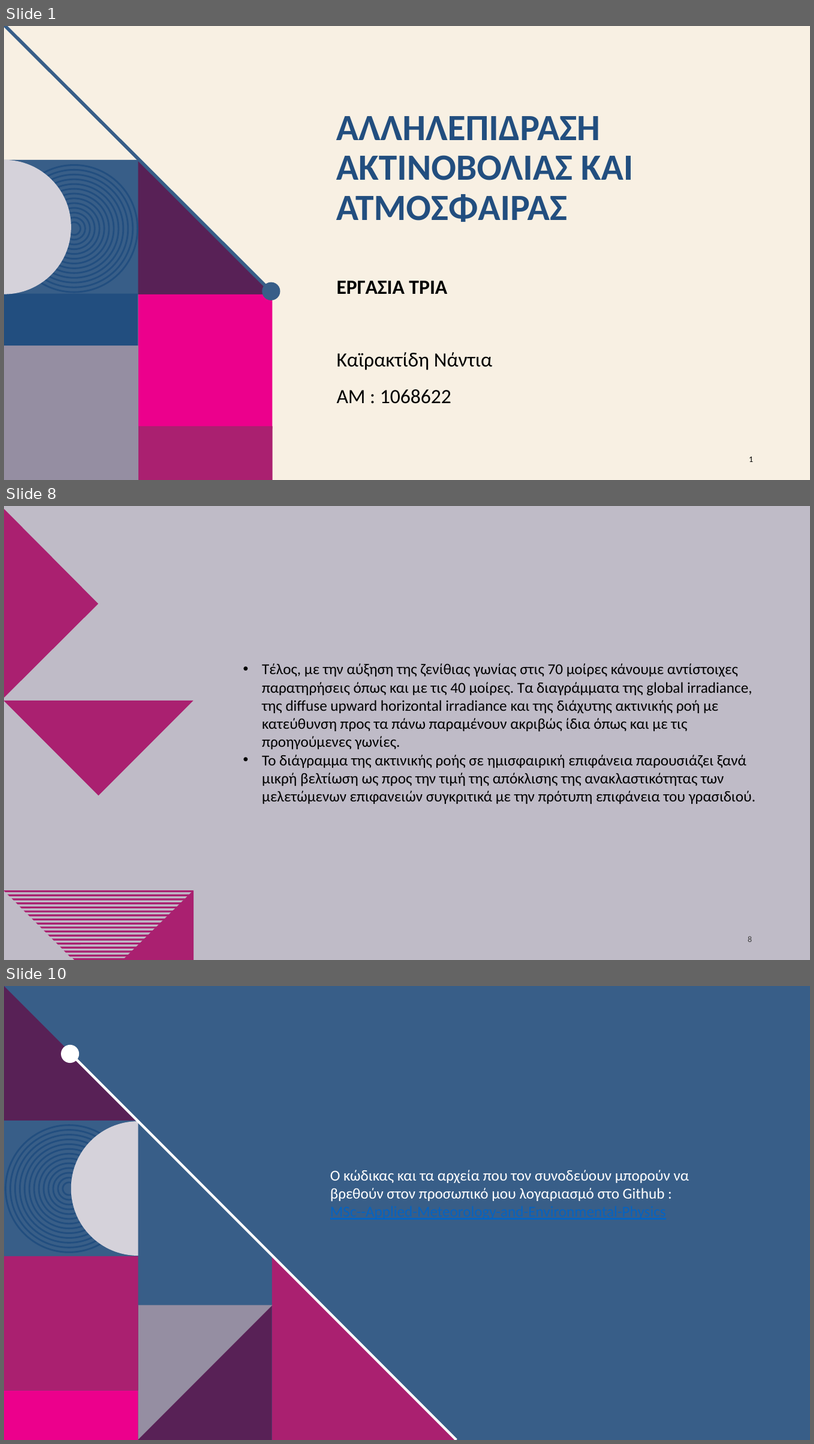
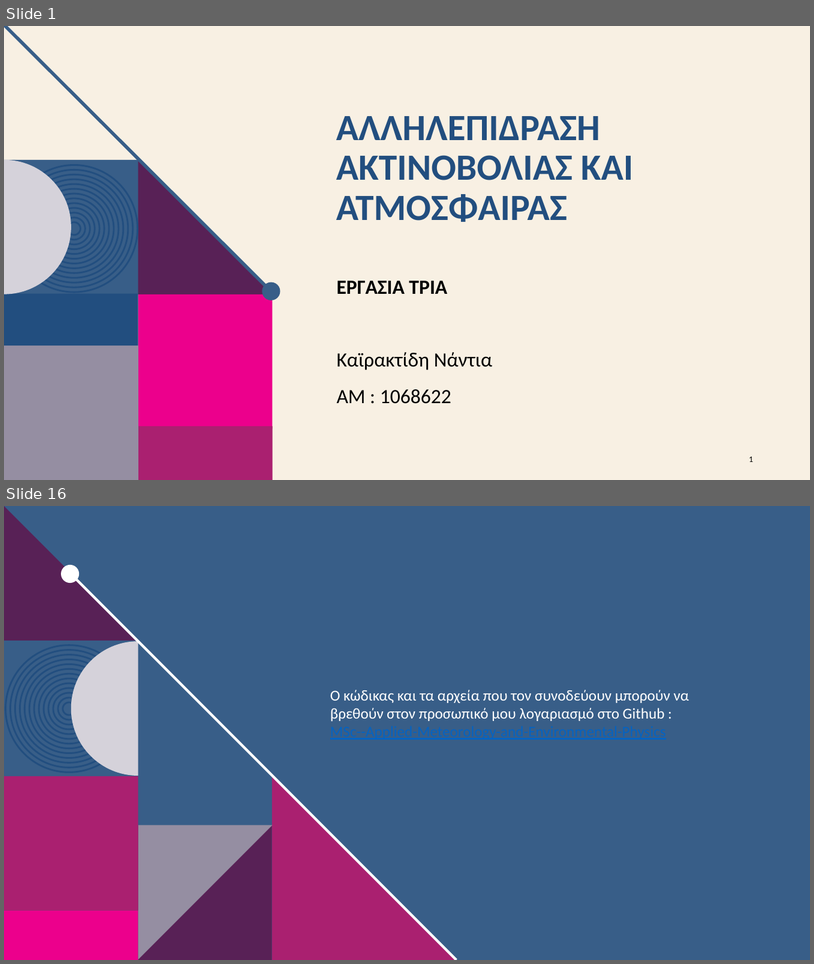
Before and after one commit to nadezsha/MSc---Applied-Meteorology-and-Environmental-Physics, a slide deck: Radiation and Atmosphere Interaction/Report 3/ΕργασίαΤρία.pptx. Shown one above the other, each under a label of ours: slides 1, 8 and 10 before the commit, slides 1 and 16 after it; the slides between them are not shown. The pictures are 814x1444 and 814x964 pixels, drawn with LibreOffice and Linux fonts; fonts in the diff are those of the drawing; background and template pictures are left out. Boxes give left, top, right and bottom in pixels: in the first picture for what was removed or moved away, otherwise in the second. Text is boxed around its words. In the diff, an @@ line names an element or a change of style, - is before the commit and + after.

```diff
--- a/Radiation and Atmosphere Interaction/Report 3/ΕργασίαΤρία.pptx
+++ b/Radiation and Atmosphere Interaction/Report 3/ΕργασίαΤρία.pptx
@@ slide 8 removed at <box>4,506,810,960</box>, background #BFBBC7 @@
@@ freeform shape removed at <box>4,508,98,699</box> @@
@@ freeform shape removed at <box>4,605,194,795</box> @@
@@ text removed at <box>262,663,756,804</box> @@
-• Τέλος, με την αύξηση της ζενίθιας γωνίας στις 70 μοίρες κάνουμε αντίστοιχες παρατηρήσεις όπως και με τις 40 μοίρες. Τα διαγράμματα της global irradiance, της diffuse upward horizontal irradiance και της διάχυτης ακτινικής ροή με κατεύθυνση προς τα πάνω παραμένουν ακριβώς ίδια όπως και με τις προηγούμενες γωνίες.
-• Το διάγραμμα της ακτινικής ροής σε ημισφαιρική επιφάνεια παρουσιάζει ξανά μικρή βελτίωση ως προς την τιμή της απόκλισης της ανακλαστικότητας των μελετώμενων επιφανειών συγκριτικά με την πρότυπη επιφάνεια του γρασιδιού.
@@ freeform shape removed at <box>123,889,194,960</box> @@
@@ page number removed at <box>748,936,752,942</box> @@
-8
@@ group removed at <box>4,890,194,956</box>: 17 freeform shapes @@
@@ freeform shape removed at <box>72,958,134,960</box> @@
@@ what was slide 10 is now slide 16 @@
```
Also in this commit, not shown: 3 slides changed, 11 slides added, 4 other slides removed.
